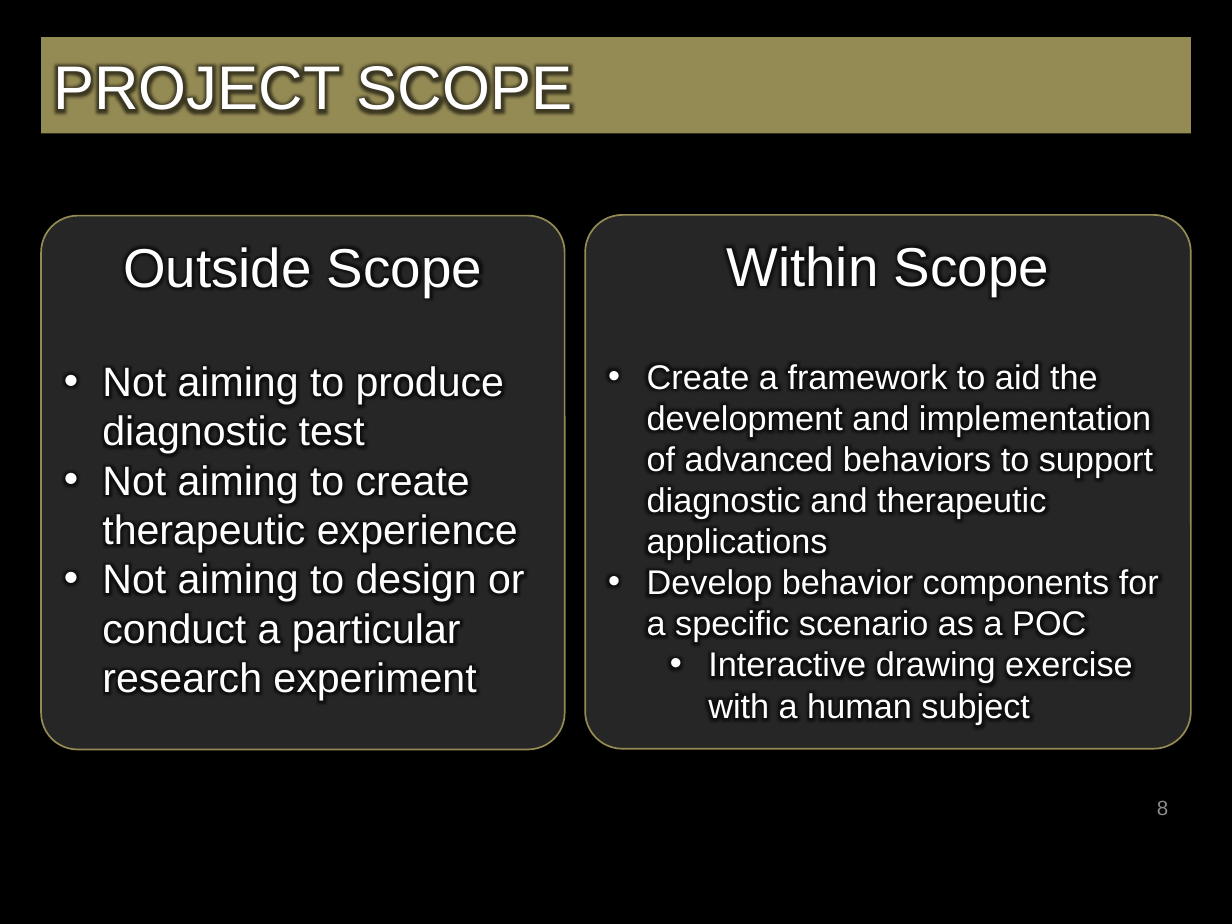
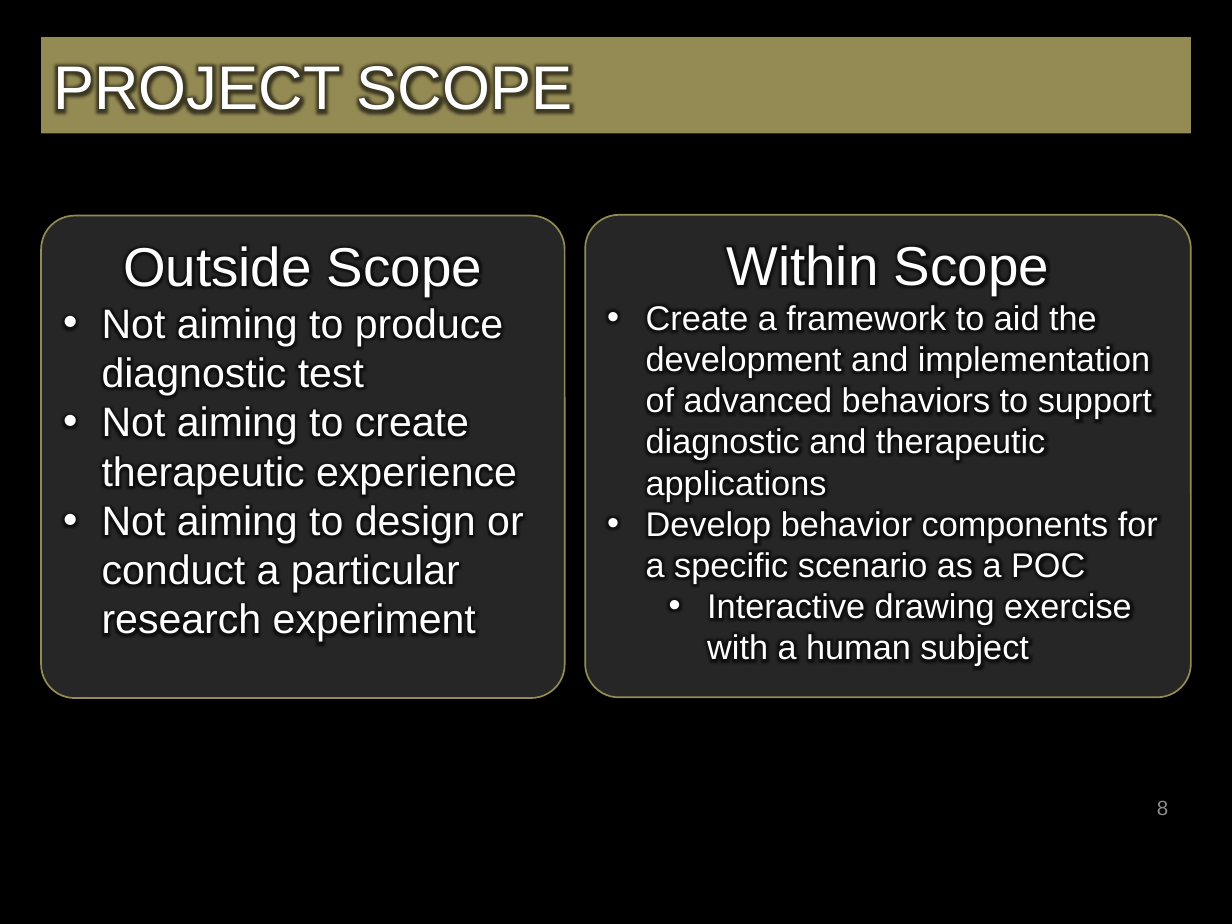
Before and after one commit to bg719/UCCS-Social-Robotics, a slide deck: slide 8 of docs/FinalSeminarPresentation.pptx. Drawn at 1232x924 pixels with LibreOffice and Linux fonts; fonts in the diff are those of the drawing; background and template pictures are left out. Boxes give left, top, right and bottom in pixels: in the first picture for what was removed or moved away, otherwise in the second. Text is boxed around its words. In the diff, an @@ line names an element or a change of style, - is before the commit and + after.

```diff
--- a/docs/FinalSeminarPresentation.pptx
+++ b/docs/FinalSeminarPresentation.pptx
@@ rounded rectangle "Outside Scope": place and size @@
-rounded rectangle "Outside Scope" at [41,216,564,749]
+rounded rectangle "Outside Scope" at [41,216,564,699]
@@ rounded rectangle "Within Scope": place and size @@
-rounded rectangle "Within Scope" at [585,214,1191,748]
+rounded rectangle "Within Scope" at [585,214,1191,697]
```
Also in this commit, not shown: 20 other slides changed.
